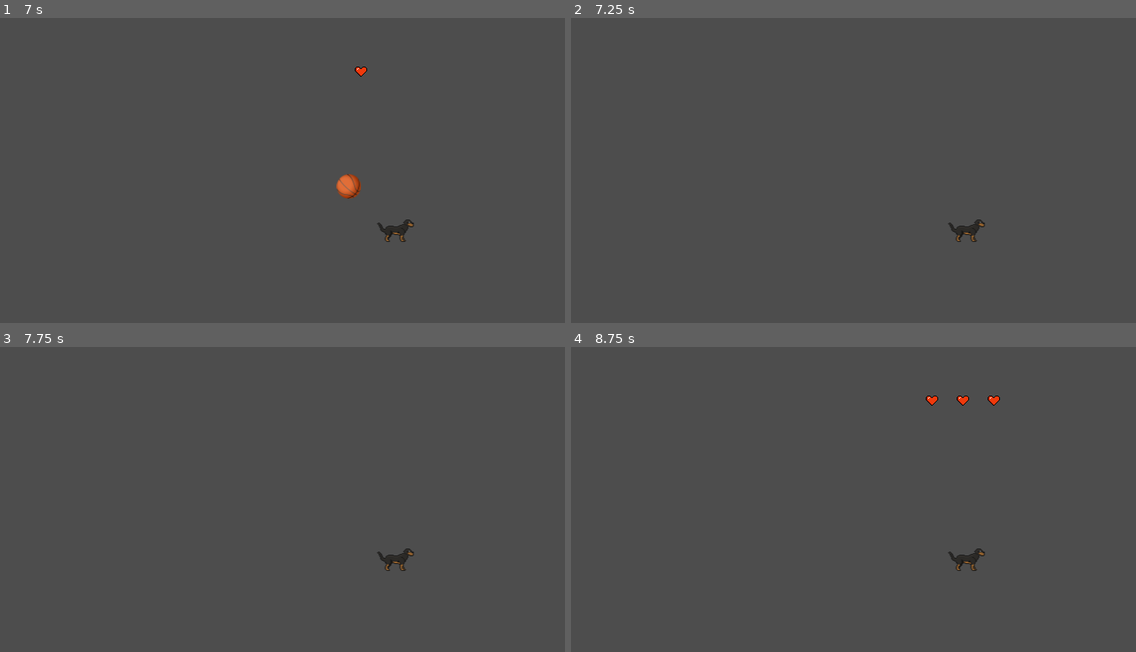
Above: before the commit, frames 1-4 (two rows, left to right).
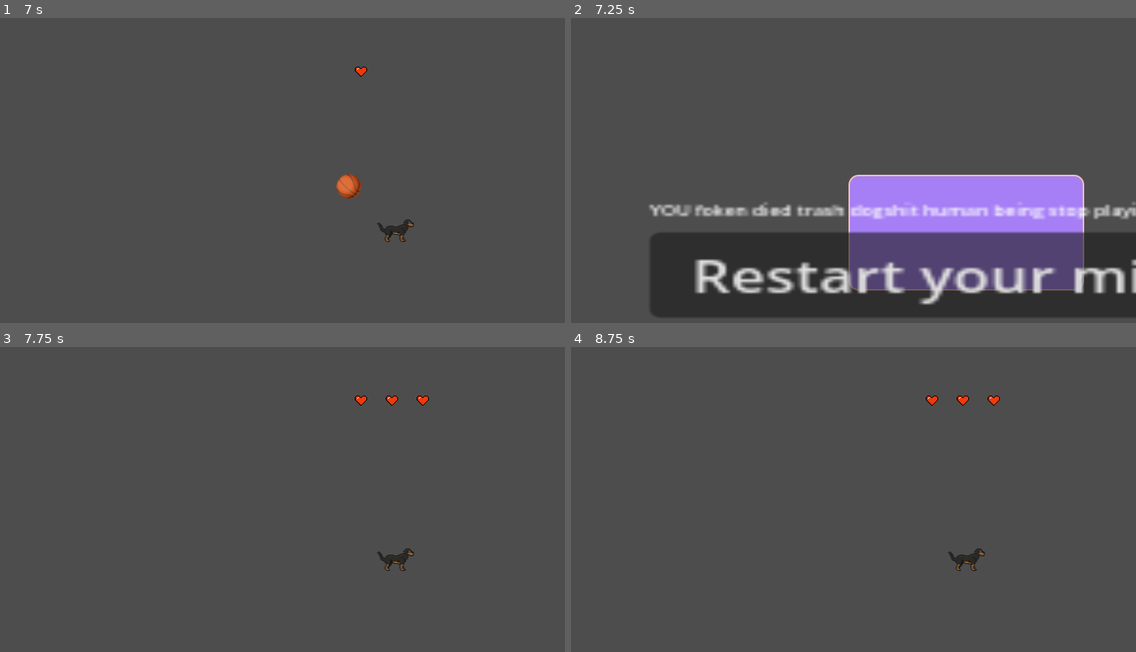
Above: after the commit, the same moments.

Repository: magickbot/putudodge
Game: Godot game, scene res://scenes/Main.tscn
The game is run twice, just before and just after one commit, with the same random seed, the same clock (stepped at 60 frames per second) and the same inputs.
Inputs (mouse positions are in pixels of both pictures, inside the frame that each line leads up to):
- Up to frame 1 (7 s): tap Enter (ui_accept) at 0.5, 0.77, 1.25, 2, 2.75, 3.77, 4.25, 6.77 s; move the mouse to (389, 149) at 0.52 s; click (389, 149) at 0.67 s; drag from (129, 185) to (226, 237) at 1.27 s; move the mouse to (316, 91) at 2.02 s; click (316, 91) at 2.17 s; drag from (226, 237) to (67, 115) at 2.77 s; move the mouse to (440, 219) at 3.52 s; click (440, 219) at 3.67 s; drag from (67, 115) to (163, 82) at 4.27 s; move the mouse to (288, 167) at 5.02 s; click (288, 167) at 5.17 s; drag from (163, 82) to (129, 185) at 5.77 s; move the mouse to (389, 149) at 6.52 s; click (389, 149) at 6.67 s
- Up to frame 2 (7.25 s): no input
- Up to frame 3 (7.75 s): click (412, 603) at 7.25 s, where only the run after the commit has a clickable "Restart your misery"
- Up to frame 4 (8.75 s): tap Enter (ui_accept) at 8 s; drag from (700, 514) to (797, 566) at 8.02 s

Frame 1 is identical in both runs. In frame 2, 32% of the frame differs, in the area x 13-100%, y 51-98%; in frame 3, 0.1%; in frame 4, nothing differs.

Commit message:
death message

Diff:
--- a/scenes/Main.tscn
+++ b/scenes/Main.tscn
@@ -1,10 +1,25 @@
-[gd_scene load_steps=10 format=3 uid="uid://c7aer2gm3ia2k"]
+[gd_scene load_steps=12 format=3 uid="uid://c7aer2gm3ia2k"]
 
 [ext_resource type="PackedScene" uid="uid://ytm16td4s2ss" path="res://scenes/spawner.tscn" id="1_rarhs"]
 [ext_resource type="Texture2D" uid="uid://dq84vfhmuqjf7" path="res://assets/Pixel Heart Sprite Sheet 16x16.png" id="2_0bbpv"]
 [ext_resource type="PackedScene" uid="uid://bkcgh8avstrjh" path="res://scenes/player.tscn" id="2_rarhs"]
 [ext_resource type="PackedScene" uid="uid://cy5241v818q86" path="res://scenes/joystick.tscn" id="3_vcsgt"]
 [ext_resource type="PackedScene" uid="uid://ddhuc1vj0bkkk" path="res://scenes/tennis_ball.tscn" id="5_vcsgt"]
+
+[sub_resource type="StyleBoxFlat" id="StyleBoxFlat_vcsgt"]
+bg_color = Color(0.648663, 0.49473, 0.961565, 1)
+border_width_left = 2
+border_width_top = 2
+border_width_right = 2
+border_width_bottom = 2
+border_color = Color(0.94386, 0.747491, 0.707859, 1)
+corner_radius_top_left = 12
+corner_radius_top_right = 12
+corner_radius_bottom_right = 12
+corner_radius_bottom_left = 12
+
+[sub_resource type="LabelSettings" id="LabelSettings_vcsgt"]
+font_size = 5
 
 [sub_resource type="RectangleShape2D" id="RectangleShape2D_vcsgt"]
 size = Vector2(1152, 4)
@@ -54,6 +69,38 @@
 region_enabled = true
 region_rect = Rect2(0, 0, 16.1547, 16)
 
+[node name="DeathPopup" type="Control" parent="CanvasLayer"]
+visible = false
+layout_mode = 3
+anchors_preset = 0
+offset_right = 40.0
+offset_bottom = 40.0
+
+[node name="Panel" type="Panel" parent="CanvasLayer/DeathPopup"]
+layout_mode = 0
+offset_left = 428.0
+offset_top = 234.34
+offset_right = 733.0
+offset_bottom = 384.34
+theme_override_styles/panel = SubResource("StyleBoxFlat_vcsgt")
+
+[node name="VBoxContainer" type="VBoxContainer" parent="CanvasLayer/DeathPopup/Panel"]
+layout_mode = 0
+offset_left = -257.0
+offset_top = 31.66
+offset_right = -82.0
+offset_bottom = 51.66
+scale = Vector2(4.91301, 3.56)
+
+[node name="Label" type="Label" parent="CanvasLayer/DeathPopup/Panel/VBoxContainer"]
+layout_mode = 2
+text = "YOU foken died trash dogshit human being stop playing there is no hope"
+label_settings = SubResource("LabelSettings_vcsgt")
+
+[node name="Button" type="Button" parent="CanvasLayer/DeathPopup/Panel/VBoxContainer"]
+layout_mode = 2
+text = "Restart your misery"
+
 [node name="Player" parent="." instance=ExtResource("2_rarhs")]
 position = Vector2(581, 306)
 
@@ -88,3 +135,5 @@
 [node name="CollisionShape2D" type="CollisionShape2D" parent="Wall/WallBottom"]
 position = Vector2(576, 649.5)
 shape = SubResource("RectangleShape2D_jlsqs")
+
+[connection signal="pressed" from="CanvasLayer/DeathPopup/Panel/VBoxContainer/Button" to="Player" method="_on_button_pressed"]
--- a/scenes/player.gd
+++ b/scenes/player.gd
@@ -45,9 +45,8 @@
 
 	print("Player died! Restarting game...")
 
-	await get_tree().create_timer(1.5).timeout
-
-	get_tree().reload_current_scene()
+	var death_popup = get_node("/root/Main/CanvasLayer/DeathPopup")
+	death_popup.visible = true
 
 func _physics_process(_delta):
 	var input_vector = joystick.get_input_direction()
@@ -81,3 +80,7 @@
 # func _input(event):
 	# if event.is_action_pressed("ui_accept"):
 		# take_damage()
+
+
+func _on_button_pressed() -> void:
+	get_tree().reload_current_scene()
